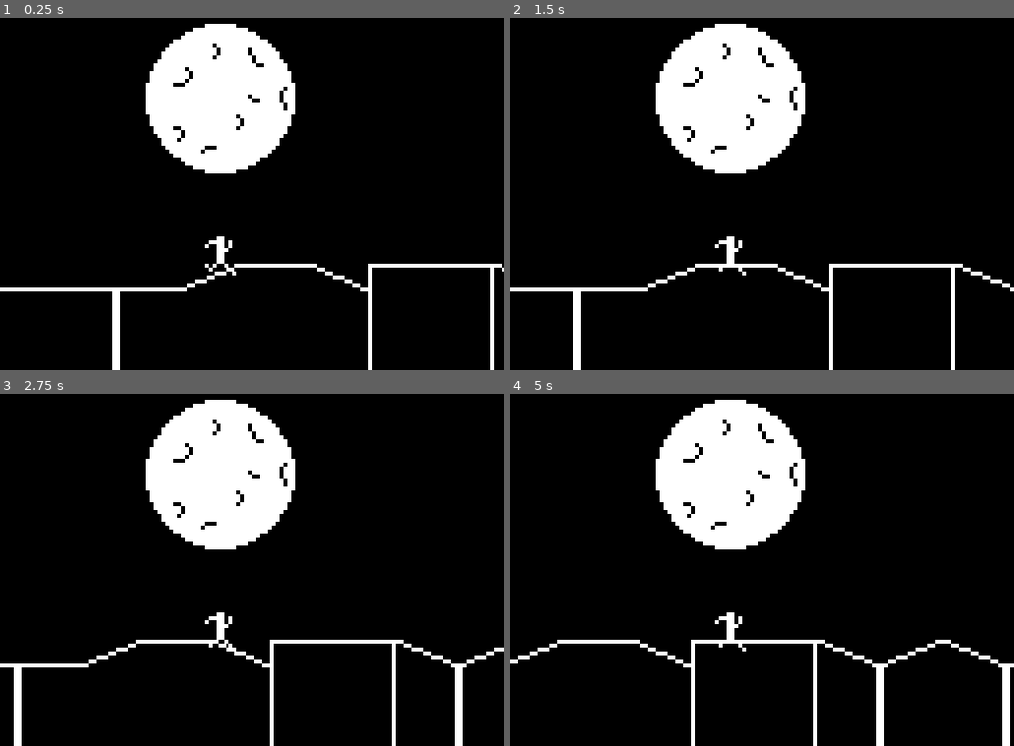
Above: before the commit, frames 1-4 (two rows, left to right).
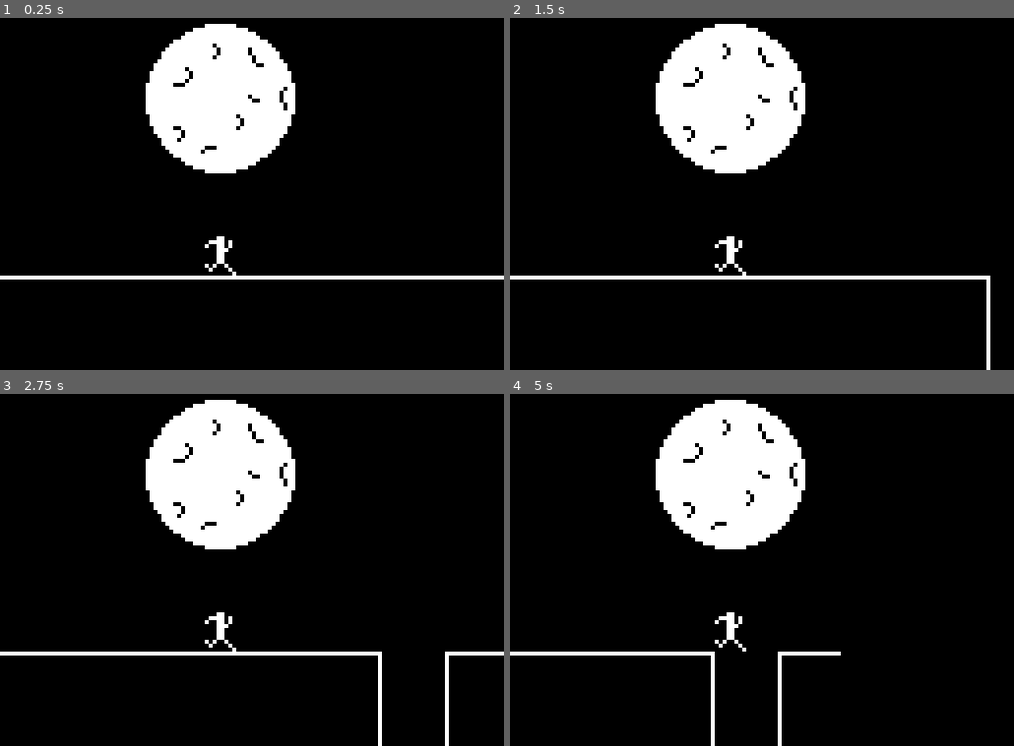
Above: after the commit, the same moments.

Repository: skarnl/godot--gwj48
Game: Godot game, scene res://screens/splash.tscn
Same seed, same stepped clock (60 frames per second), same inputs: the game is played once before the commit and once after it.
Inputs:
- Up to frame 1 (0.25 s): no input
- Up to frame 2 (1.5 s): tap Enter (ui_accept) at 0.5, 0.77 s; hold Right (ui_right) 0.53-1.28 s; hold Down (ui_down) from 1.28 s (still down)
- Up to frame 3 (2.75 s): tap Enter (ui_accept) at 1.52 s; release Down (ui_down) at 2.03 s; hold Right (ui_right) from 2.03 s (still down)
- Up to frame 4 (5 s): release Right (ui_right) at 2.78 s; hold Up (ui_up) 2.78-3.53 s; tap Enter (ui_accept) at 3.02, 3.77, 4.52 s; hold Left (ui_left) from 3.53 s (still down)

The runs differ from the first frame. In frame 1, 2.9% of the frame differs, in the area x 0-100%, y 69-100%; in frame 2, 3.0%; in frame 3, 3.5%; in frame 4, 3.1%.

Commit message:
Setup floor generation 0.1

Diff:
--- a/entities/floor.gd
+++ b/entities/floor.gd
@@ -1,23 +1,11 @@
 extends Node2D
 
-export var speed := 10
+export var speed := 20
 
-onready var tile1 = $Tile1;
-onready var tile2 = $Tile2;
+onready var tile_manager = $TileManager;
 
 var TILE_WIDTH := 160;
 var START_X_POS := 80;
 
-# Called when the node enters the scene tree for the first time.
-func _ready() -> void:
-	pass # Replace with function body.
-
-
 func _process(delta: float) -> void:
-	if (tile1.position.x < START_X_POS - TILE_WIDTH / 2):
-		tile1.position.x = tile2.position.x + TILE_WIDTH / 2;
-	if (tile2.position.x < START_X_POS - TILE_WIDTH / 2):
-		tile2.position.x = tile1.position.x + TILE_WIDTH / 2;
-
-	tile1.position.x -= delta * speed;
-	tile2.position.x -= delta * speed;
+	tile_manager.position.x -= delta * speed;
--- a/entities/floor.tscn
+++ b/entities/floor.tscn
@@ -1,16 +1,12 @@
 [gd_scene load_steps=3 format=2]
 
-[ext_resource path="res://assets/images/source/floor-assets.png" type="Texture" id=1]
+[ext_resource path="res://entities/tile_manager.gd" type="Script" id=1]
 [ext_resource path="res://entities/floor.gd" type="Script" id=2]
 
 [node name="Floor" type="Node2D"]
 script = ExtResource( 2 )
 
-[node name="Tile1" type="Sprite" parent="."]
-position = Vector2( 80, 116 )
-texture = ExtResource( 1 )
+[node name="TileManager" type="Node2D" parent="."]
+script = ExtResource( 1 )
 
-[node name="Tile2" type="Sprite" parent="."]
-position = Vector2( 240, 116 )
-scale = Vector2( -1, 1 )
-texture = ExtResource( 1 )
+[node name="TileContainer" type="Node2D" parent="TileManager"]
--- /dev/null
+++ b/entities/tile.gd
@@ -0,0 +1 @@
+extends Sprite
--- /dev/null
+++ b/entities/tile.tscn
@@ -0,0 +1,8 @@
+[gd_scene load_steps=2 format=2]
+
+[ext_resource path="res://assets/images/source/floor-assets.png" type="Texture" id=1]
+
+[node name="Tile" type="Sprite"]
+position = Vector2( 8, 0 )
+texture = ExtResource( 1 )
+hframes = 10
--- /dev/null
+++ b/entities/tile_manager.gd
@@ -0,0 +1,51 @@
+extends Node2D
+
+var TilePrefab = preload("res://entities/tile.tscn")
+
+var TILE_WIDTH := 16
+var TILE_HEIGHT := 40
+var SCREEN_WIDTH_IN_TILES := 8
+
+var current_tile_index := 0
+
+var tileConfig = {
+
+}
+
+onready var tile_container = $TileContainer
+
+
+# Called when the node enters the scene tree for the first time.
+func _ready() -> void:
+	_initial_generation()
+
+
+func _initial_generation() -> void:
+	for i in range(SCREEN_WIDTH_IN_TILES + 4):
+		generate_next()
+
+
+# Generate the next part
+func generate_next() -> void:
+	var next_tile_index = _determine_tile_index()
+
+	var t = TilePrefab.instance()
+	t.set_frame(next_tile_index)
+	t.position.x = tile_container.get_child_count() * TILE_WIDTH
+
+	tile_container.add_child(t)
+
+	# hide the gap-tile
+	t.visible = next_tile_index != -1
+	# TODO mark as "gap", for the height?
+
+	current_tile_index += 1
+
+
+func _determine_tile_index() -> int:
+	var TEMP_fixed_tile_order = [
+		0, 0, 0, 0, 0, 0, 0, 0, 0, 1, -1, 2, 0, 0
+	]
+
+	# TODO eventually make this a random selection based on the current_tile_index
+	return TEMP_fixed_tile_order[current_tile_index]
--- a/game/game.tscn
+++ b/game/game.tscn
@@ -25,3 +25,4 @@
 position = Vector2( 56, 104 )
 
 [node name="Floor" parent="." instance=ExtResource( 5 )]
+position = Vector2( 0, 113 )
--- a/project.godot
+++ b/project.godot
@@ -27,8 +27,8 @@
 
 window/size/width=128
 window/size/height=128
-window/size/test_width=1280
-window/size/test_height=1280
+window/size/test_width=640
+window/size/test_height=640
 window/stretch/mode="2d"
 window/stretch/aspect="keep"
 
Binary file changed: assets/images/source/floor-assets.aseprite
